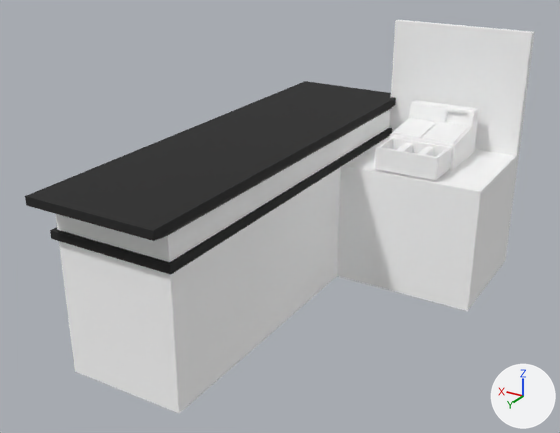
Renders of the glTF model models/counter.glb from each side of a commit.
One viewpoint serves both versions: a 50 mm camera at (-8.61, 20.48, 11.31) aimed at (1.27, 4.01, 3.08). Every picture has the same lights, and +X, +Y and +Z are marked at lower right. Vertices at the same position are counted once.
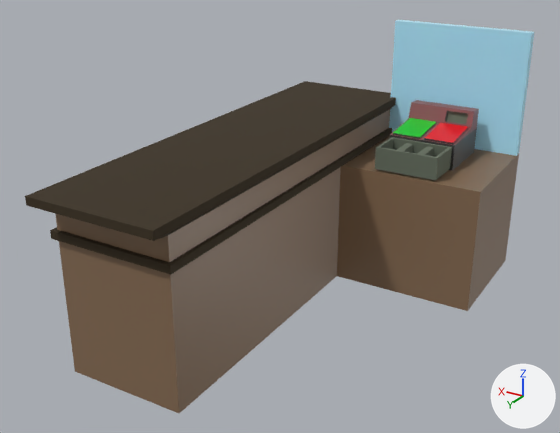
What changed in the scene script:
```text
Change mat_material_003:
    mat_material_003.metallic: 1.0 -> 0.0
    mat_material_003.base_color: (1.0, 1.0, 1.0) -> (0.242, 0.15, 0.0864)  # white #ffffff -> brown #876c53
    mat_material_003.roughness: 1.0 -> 0.4
Change mat_material_005:
    mat_material_005.base_color: (1.0, 1.0, 1.0) -> (0.675, 0.92, 1.0)  # white #ffffff -> cyan #d6f6ff
Change mat_material_001:
    mat_material_001.metallic: 1.0 -> 0.0
    mat_material_001.base_color: (1.0, 1.0, 1.0) -> (0.138, 0.166, 0.122)  # white #ffffff -> grey #687162
Add mat_material_002:
    mat_material_002 = principled_material('Material.002')
    mat_material_002.base_color = (0.0432, 0.0432, 0.0432)  # black #3b3b3b
    mat_material_002.roughness = 0.4
Add mat_material_007:
    mat_material_007 = principled_material('Material.007')
    mat_material_007.base_color = (0.000787, 0.563, 0.00247)  # green #03c608
    mat_material_007.roughness = 0.4
Add mat_material_006:
    mat_material_006 = principled_material('Material.006')
    mat_material_006.base_color = (0.27, 0.0939, 0.0989)  # brown #8e5659
    mat_material_006.roughness = 0.4
Add mat_material_008:
    mat_material_008 = principled_material('Material.008')
    mat_material_008.base_color = (0.8, 0.0, 0.0103)  # red #e7001a
    mat_material_008.roughness = 0.4
Change me_cube_002:
    where me_cube_002.from_pydata(...)  # 90 vertices, 177 faces; spans x -1.0..1.0, y -1.0..2.15, z -1.0..0.39
    used by ob_cube_001; location = (-0.99, -1.23, 4.66)
    me_cube_002 part 1: 75 faces spanning x -1.0..1.0, y -1.0..2.15, z -1.0..0.31 switch from mat_material_001 (white #ffffff) to mat_material_002 (black #3b3b3b)
    me_cube_002 part 2: 55 faces spanning x -1.0..1.0, y -1.0..1.0, z -0.22..0.39 switch from mat_material_001 (white #ffffff) to mat_material_006 (brown #8e5659)
    me_cube_002 part 3: 3 faces spanning x 0.07..0.93, y -0.37..0.95, z -0.17..-0.03 switch from mat_material_001 (white #ffffff) to mat_material_007 (green #03c608)
    me_cube_002 part 4: 3 faces spanning x -0.94..-0.06, y -0.37..0.95, z -0.17..-0.03 switch from mat_material_001 (white #ffffff) to mat_material_008 (red #e7001a)
```

Boxes (x1, y1, x2, y2) around the edits, measured in the pictures (560 x 433 px):
'Cube', recoloured, surface changed (white to brown)
    both: (25, 20, 534, 413)
'Cube.001', recoloured, surface changed
    both: (375, 100, 479, 180)
part 1 of me_cube_002, recoloured
    both: (390, 111, 477, 171)
part 2 of me_cube_002, recoloured (white to brown)
    both: (390, 100, 479, 145)
part 3 of me_cube_002, recoloured (white to green)
    both: (393, 118, 436, 137)
part 4 of me_cube_002, recoloured (white to red)
    both: (425, 123, 468, 143)
